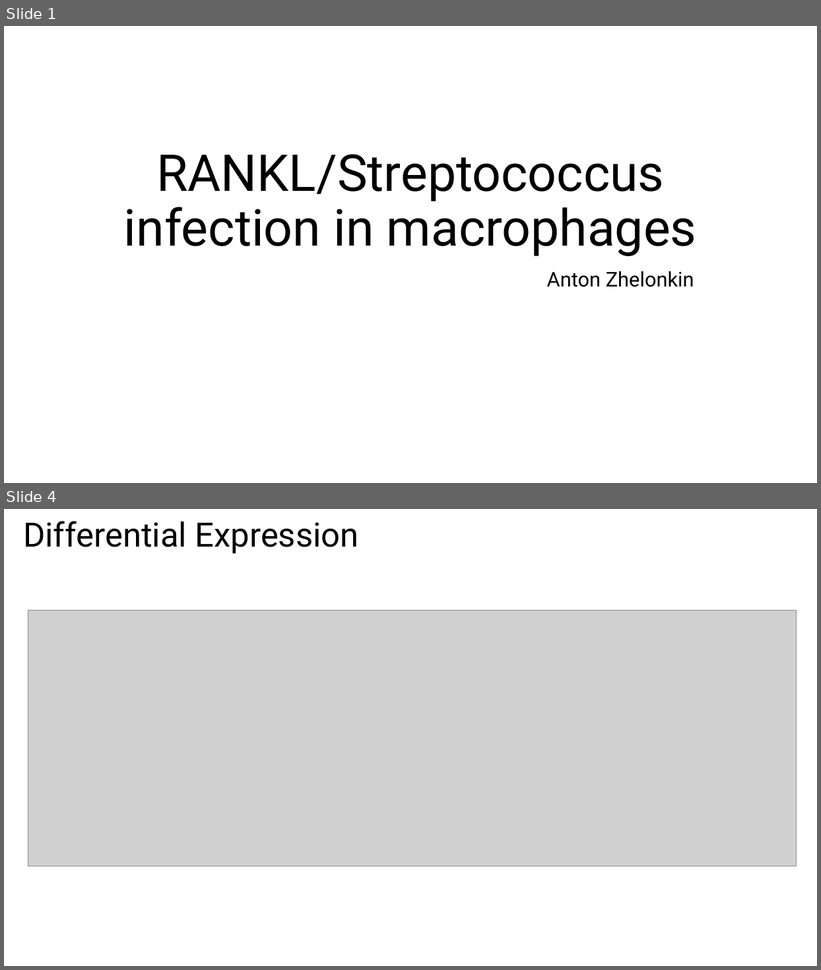
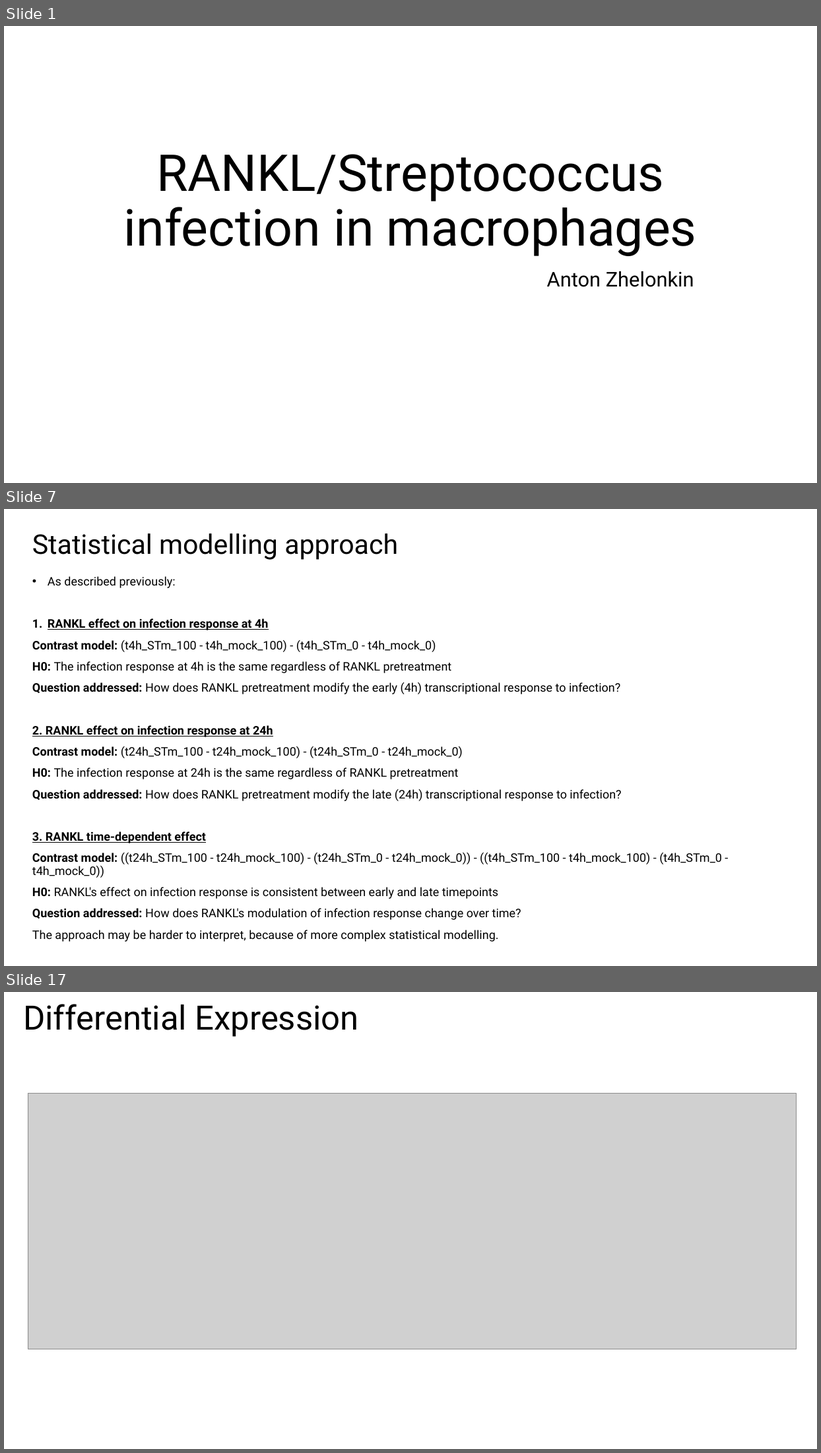
Before and after one commit to MogilenkoLabVUMC/Clara_RANKL_STAR_macrophage_infection, a slide deck: 3_Results/Clara_RANKL.pptx. Shown one above the other, each under a label of ours: slides 1 and 4 before the commit, slides 1, 7 and 17 after it; the slides between them are not shown. The pictures are 821x970 and 821x1453 pixels, drawn with LibreOffice and Linux fonts; fonts in the diff are those of the drawing; grey boxes stand for pictures. Boxes give left, top, right and bottom in pixels: in the first picture for what was removed or moved away, otherwise in the second. Text is boxed around its words. In the diff, an @@ line names an element or a change of style, - is before the commit and + after.

```diff
--- a/3_Results/Clara_RANKL.pptx
+++ b/3_Results/Clara_RANKL.pptx
@@ slide 7 added at (4, 509, 817, 966), background #FFFFFF @@
@@ title added at (32, 533, 398, 560), 32 pt, text #000000 @@
+Statistical modelling approach
@@ text added at (32, 576, 722, 942), 14 pt, text #000000 @@
+• As described previously:
+1. RANKL effect on infection response at 4h
+Contrast model: (t4h_STm_100 - t4h_mock_100) - (t4h_STm_0 - t4h_mock_0)
+H0: The infection response at 4h is the same regardless of RANKL pretreatment
+Question addressed: How does RANKL pretreatment modify the early (4h) transcriptional response to infection?
+2. RANKL effect on infection response at 24h
+Contrast model: (t24h_STm_100 - t24h_mock_100) - (t24h_STm_0 - t24h_mock_0)
+H0: The infection response at 24h is the same regardless of RANKL pretreatment
+Question addressed: How does RANKL pretreatment modify the late (24h) transcriptional response to infection?
+3. RANKL time-dependent effect
+Contrast model: ((t24h_STm_100 - t24h_mock_100) - (t24h_STm_0 - t24h_mock_0)) - ((t4h_STm_100 - t4h_mock_100) - (t4h_STm_0 - t4h_mock_0))
+H0: RANKL's effect on infection response is consistent between early and late timepoints
+Question addressed: How does RANKL's modulation of infection response change over time?
+The approach may be harder to interpret, because of more complex statistical modelling.
@@ what was slide 4 is now slide 17 @@
```
Also in this commit, not shown: 1 slide changed, 13 other slides added, 1 slide removed, 41 other files.
